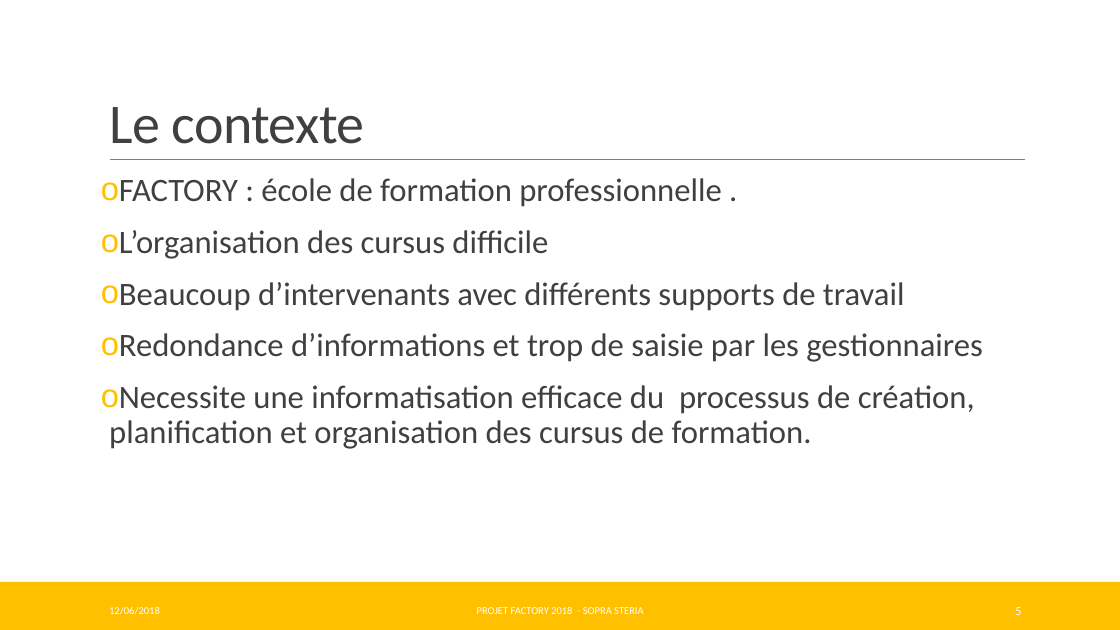
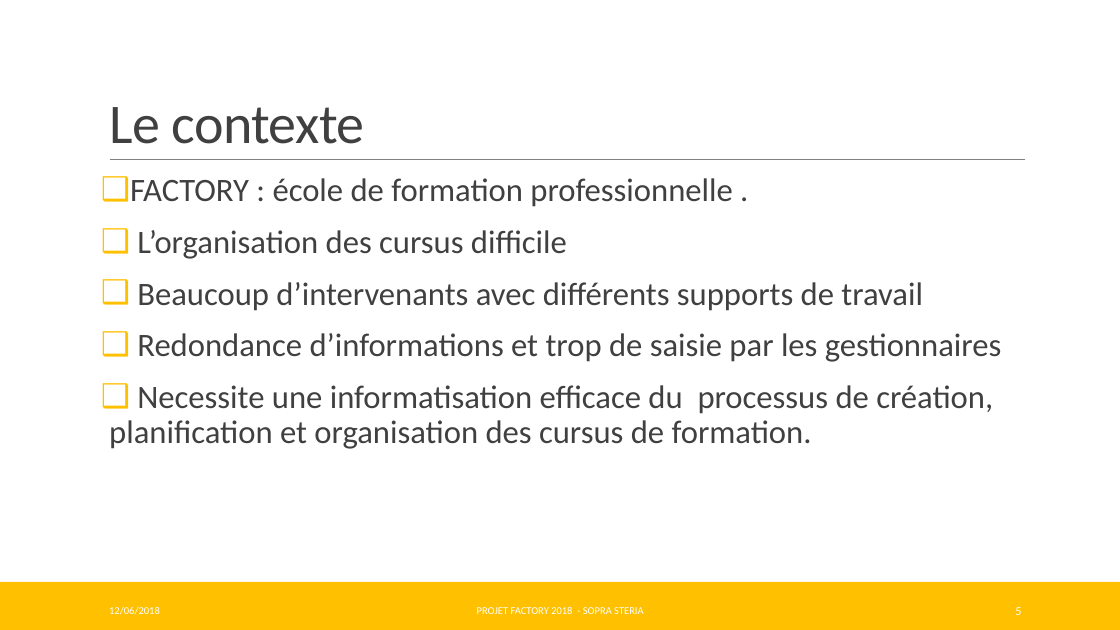
Before and after one commit to Pweting/ProjetFinalAAA, a slide deck: slide 5 of ProjetFinalAAA-Factory.pptx. Drawn at 1120x630 pixels with LibreOffice and Linux fonts; fonts in the diff are those of the drawing. Boxes give left, top, right and bottom in pixels: in the first picture for what was removed or moved away, otherwise in the second. Text is boxed around its words. In the diff, an @@ line names an element or a change of style, - is before the commit and + after.

```diff
--- a/ProjetFinalAAA-Factory.pptx
+++ b/ProjetFinalAAA-Factory.pptx
@@ text "FACTORY : école de formation ..." at (109, 178, 1001, 449): bullet o to ❑ @@
```
Also in this commit, not shown: 4 other slides changed.
